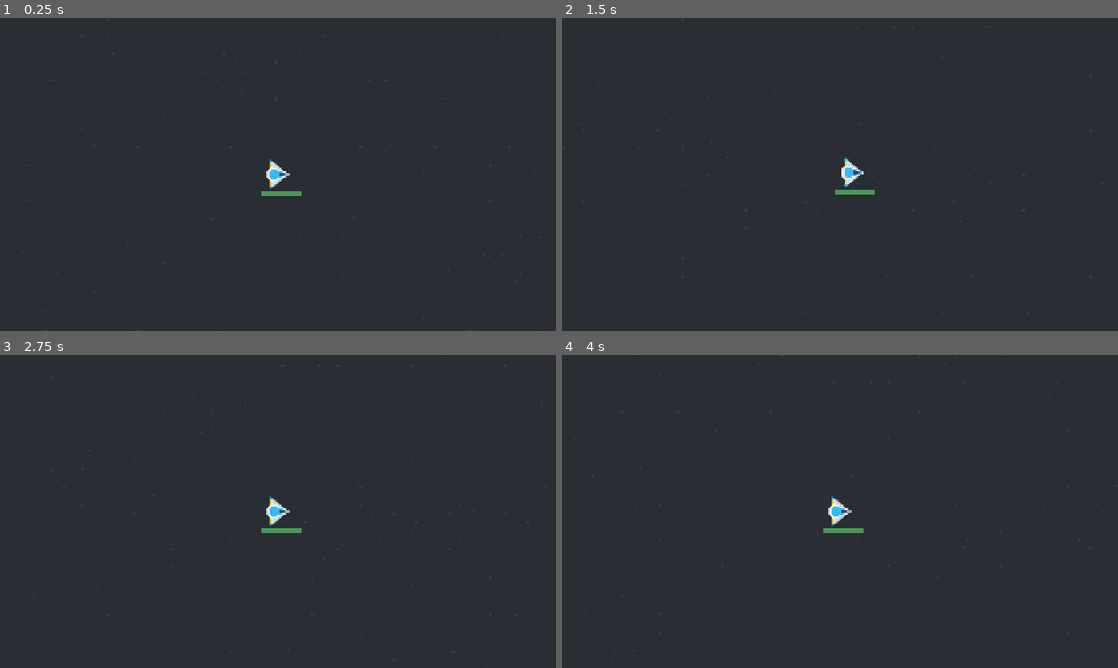
Above: before the commit, frames 1-4 (two rows, left to right).
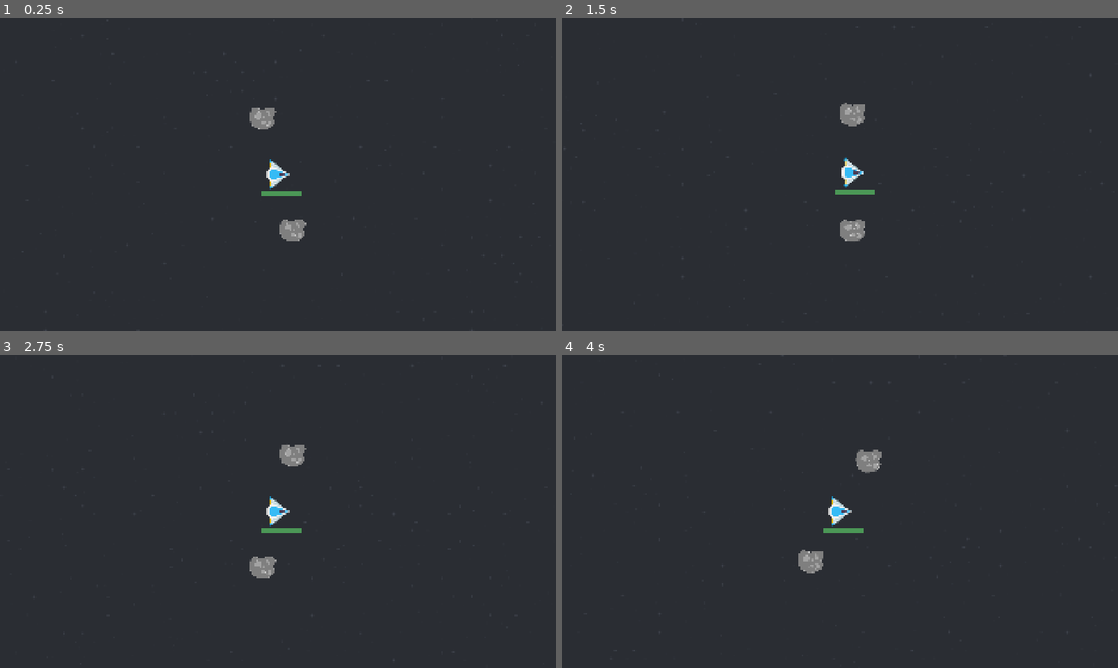
Above: after the commit, the same moments.

Repository: two-sticks-and-a-rock/space-arcade
Game: Godot game, scene res://scenes/main.tscn
Same seed, same stepped clock (60 frames per second), same inputs: the game is played once before the commit and once after it.
Inputs (mouse positions are in pixels of both pictures, inside the frame that each line leads up to):
- Up to frame 1 (0.25 s): no input
- Up to frame 2 (1.5 s): move the mouse to (962, 158) at 0.52 s; press the mouse at (962, 158) at 0.53 s; move the mouse to (728, 190) at 1.27 s; release the mouse at (728, 190) at 1.28 s; click (728, 190) at 1.35 s
- Up to frame 3 (2.75 s): move the mouse to (333, 442) at 2.02 s; press the mouse at (333, 442) at 2.03 s
- Up to frame 4 (4 s): move the mouse to (812, 574) at 2.77 s; release the mouse at (812, 574) at 2.78 s; click (812, 574) at 2.85 s; move the mouse to (1006, 558) at 3.52 s; press the mouse at (1006, 558) at 3.53 s

The runs differ from the first frame. In frame 1, 0.5% of the frame differs, in the area x 44-56%, y 28-72%; in frame 2, 0.6%, in the area x 50-55%, y 27-72%; in frame 3, 0.5%; in frame 4, 0.6%.

Commit message:
feat: Basic orbiting weapon (#27)
* orbiter weapon

* actually disable ring of orbiters

Diff:
--- a/scenes/enemies/enemy.gd
+++ b/scenes/enemies/enemy.gd
@@ -3,6 +3,13 @@
 @onready var player = get_parent().get_node("%player") as StaticBody2D
 
 var speed = Vector2(randf_range(250.0, 300.0), 0.0)
+var max_hp = 40
+var curr_hp = max_hp
+
+func take_damage(dmg: int):
+	curr_hp -= dmg
+	if (curr_hp <= 0):
+		queue_free()
 
 func _ready():
 	var ram_scene = load("res://scenes/enemies/enemy_weapons/ram.tscn") as PackedScene
--- a/scenes/player/player.gd
+++ b/scenes/player/player.gd
@@ -2,14 +2,19 @@
 
 signal game_over
 
+@export var orbiter_ring_scene : PackedScene
+
 @onready var hp_bar : ProgressBar = $hp
 
-var max_hp: int = 100
+var max_hp: int = 500
 var curr_hp: int = max_hp
 
 func _ready():
 	hp_bar.max_value = max_hp
 	hp_bar.value = max_hp
+
+	var orbiter_ring = orbiter_ring_scene.instantiate() as Node2D
+	add_child(orbiter_ring)
 
 func take_damage(dmg: int):
 	curr_hp -= dmg
--- a/scenes/player/player.tscn
+++ b/scenes/player/player.tscn
@@ -2,6 +2,7 @@
 
 [ext_resource type="Texture2D" uid="uid://bxqn8riy2auod" path="res://art/sprites/player/playerShip3_blue.png" id="1_3vyb7"]
 [ext_resource type="Script" uid="uid://d02iqtql42dlw" path="res://scenes/player/player.gd" id="1_g2els"]
+[ext_resource type="PackedScene" uid="uid://dqil7iaf3mqvf" path="res://scenes/player/player_weapons/orbiter_ring.tscn" id="2_p47bc"]
 [ext_resource type="Script" uid="uid://cg3xb6odenjtk" path="res://scenes/player/slingshot.gd" id="3_gmlin"]
 [ext_resource type="PackedScene" uid="uid://dqg2sovwx03w3" path="res://scenes/player/player_cam.tscn" id="3_lvxji"]
 
@@ -28,6 +29,7 @@
 z_index = 10
 collision_mask = 2
 script = ExtResource("1_g2els")
+orbiter_ring_scene = ExtResource("2_p47bc")
 metadata/_edit_group_ = true
 
 [node name="AnimatedSprite2D" type="AnimatedSprite2D" parent="." unique_id=1546061967]
--- /dev/null
+++ b/scenes/player/player_weapons/orbiter.gd
@@ -0,0 +1,12 @@
+extends Area2D
+
+
+var dmg = 50
+var spin_speed = PI/36
+
+func _physics_process(_delta):
+	position = Vector2(position).rotated(spin_speed)
+
+func _on_orbiter_entered(body: Node2D):
+	if ("take_damage" in body):
+		body.take_damage(dmg)
--- /dev/null
+++ b/scenes/player/player_weapons/orbiter.tscn
@@ -0,0 +1,32 @@
+[gd_scene format=3 uid="uid://c37a5i01alcdn"]
+
+[ext_resource type="Texture2D" uid="uid://c3tnm6dujlkue" path="res://art/sprites/bullets/orbiter_placeholder 2.png" id="1_0r6aq"]
+[ext_resource type="Script" uid="uid://3q5f424e7g40" path="res://scenes/player/player_weapons/orbiter.gd" id="1_fxk38"]
+
+[sub_resource type="SpriteFrames" id="SpriteFrames_kcn5b"]
+animations = [{
+"frames": [{
+"duration": 1.0,
+"texture": ExtResource("1_0r6aq")
+}],
+"loop": 1,
+"name": &"default",
+"speed": 5.0
+}]
+
+[sub_resource type="CircleShape2D" id="CircleShape2D_fxk38"]
+radius = 52.086468
+
+[node name="Orbiter" type="Area2D" unique_id=188714646]
+collision_layer = 4
+collision_mask = 2
+script = ExtResource("1_fxk38")
+
+[node name="AnimatedSprite2D" type="AnimatedSprite2D" parent="." unique_id=1159933868]
+scale = Vector2(0.5, 0.5)
+sprite_frames = SubResource("SpriteFrames_kcn5b")
+
+[node name="CollisionShape2D" type="CollisionShape2D" parent="." unique_id=975077890]
+shape = SubResource("CircleShape2D_fxk38")
+
+[connection signal="body_entered" from="." to="." method="_on_orbiter_entered"]
--- /dev/null
+++ b/scenes/player/player_weapons/orbiter_ring.gd
@@ -0,0 +1,33 @@
+extends Node2D
+
+@export var orbiter_scene : PackedScene
+@onready var ring : Node2D = $Ring
+@onready var up_timer : Timer = $UpTimer as Timer
+@onready var down_timer : Timer = $DownTimer as Timer
+
+var dmg = 50
+var size = 10
+var num_orbiters = 2
+var spin_speed = PI/36
+var distance_from_player = 200
+
+func _ready():
+	var child_pos = Vector2(distance_from_player, 0)
+	up_timer.start()
+	for i in num_orbiters:
+		var orbiter = orbiter_scene.instantiate() as Area2D
+		orbiter.position = child_pos
+		ring.add_child(orbiter)
+		child_pos = child_pos.rotated(2*PI / num_orbiters)
+
+func _on_down_timer_timeout():
+	up_timer.start()
+	down_timer.stop()
+	ring.visible = true
+	ring.process_mode = Node.PROCESS_MODE_INHERIT
+
+func _on_up_timer_timeout():
+	down_timer.start()
+	up_timer.stop()
+	ring.visible = false
+	ring.process_mode = Node.PROCESS_MODE_DISABLED
--- /dev/null
+++ b/scenes/player/player_weapons/orbiter_ring.tscn
@@ -0,0 +1,19 @@
+[gd_scene format=3 uid="uid://dqil7iaf3mqvf"]
+
+[ext_resource type="Script" uid="uid://p0d44ojp4jaf" path="res://scenes/player/player_weapons/orbiter_ring.gd" id="1_cd0fb"]
+[ext_resource type="PackedScene" uid="uid://c37a5i01alcdn" path="res://scenes/player/player_weapons/orbiter.tscn" id="2_gpny0"]
+
+[node name="OrbiterRing" type="Node2D" unique_id=401222779]
+script = ExtResource("1_cd0fb")
+orbiter_scene = ExtResource("2_gpny0")
+
+[node name="Ring" type="Node2D" parent="." unique_id=405582111]
+
+[node name="UpTimer" type="Timer" parent="." unique_id=1361644208]
+wait_time = 8.0
+
+[node name="DownTimer" type="Timer" parent="." unique_id=2011099929]
+wait_time = 6.0
+
+[connection signal="timeout" from="UpTimer" to="." method="_on_up_timer_timeout"]
+[connection signal="timeout" from="DownTimer" to="." method="_on_down_timer_timeout"]
Binary file added: art/sprites/bullets/orbiter_placeholder 2.png
Not shown, added: art/sprites/bullets/orbiter_placeholder 2.png.import
Not shown, added: scenes/player/player_weapons/orbiter.gd.uid
Not shown, added: scenes/player/player_weapons/orbiter_ring.gd.uid
